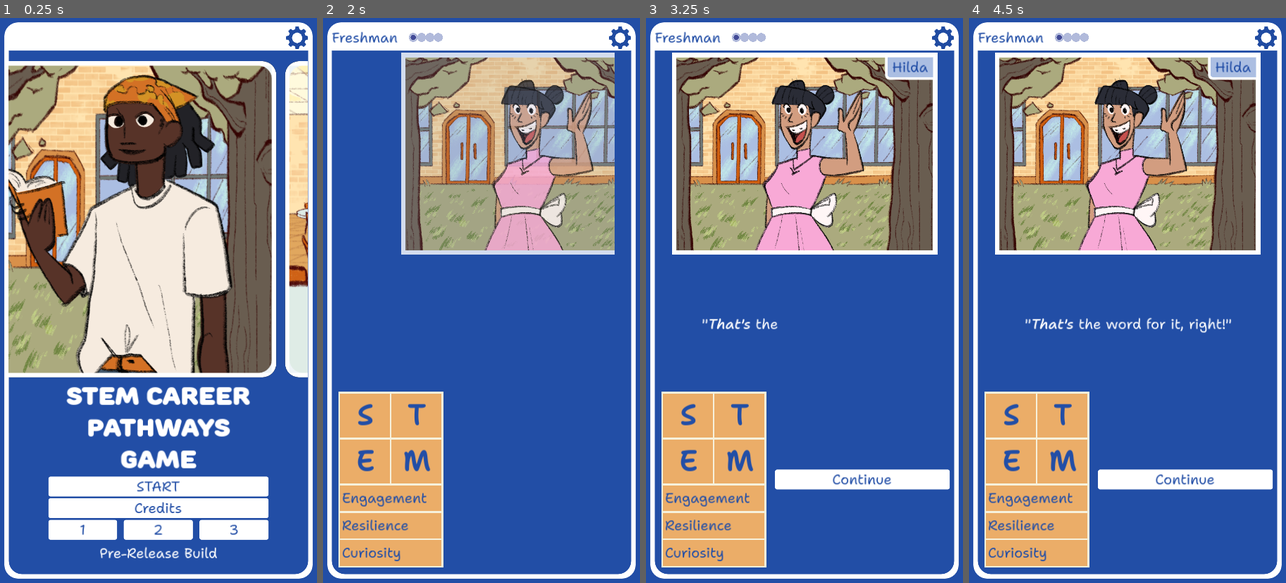
Above: before the commit, frames 1-4 (left to right).
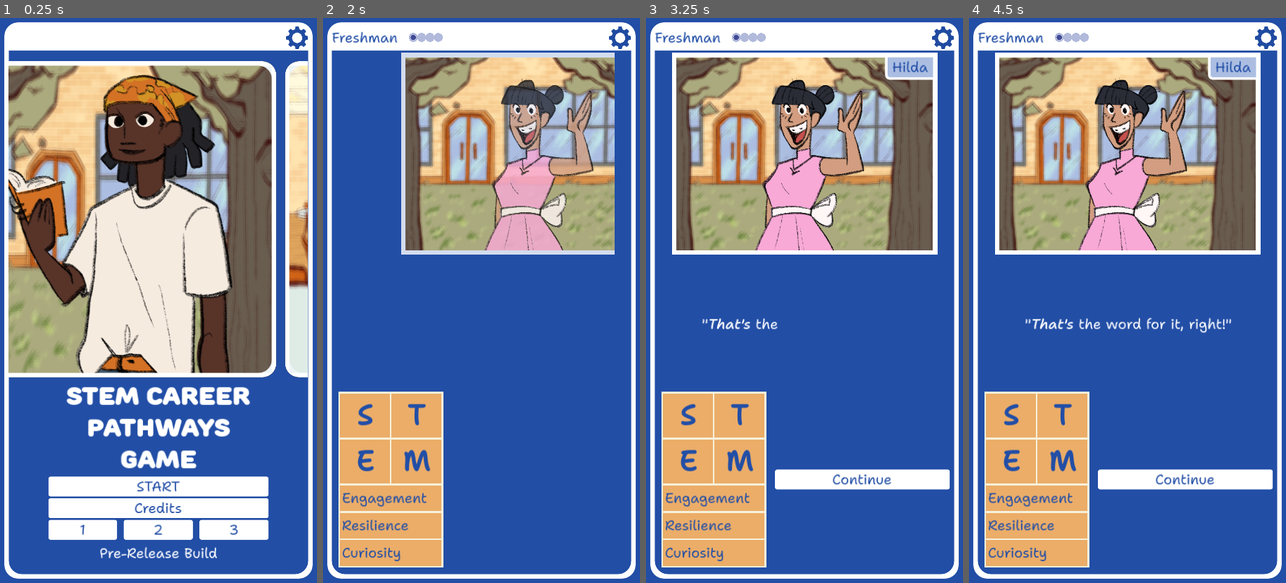
Above: after the commit, the same moments.

Repository: stem-career-paths/game
Game: Godot game, scene res://ui/screen.tscn
The game is run twice, just before and just after one commit, with the same random seed, the same clock (stepped at 60 frames per second) and the same inputs. The engine's default icon, where the game draws it, is replaced by a stand-in: a white triangle on a blue panel in a dark square.
Inputs (mouse positions are in pixels of both pictures, inside the frame that each line leads up to):
- Up to frame 1 (0.25 s): no input
- Up to frame 2 (2 s): click (481, 486) at 0.52 s; click (538, 481) at 1.25 s
- Up to frame 3 (3.25 s): tap Enter at 2 s; drag from (804, 323) to (836, 176) at 2.02 s; click (861, 441) at 2.77 s
- Up to frame 4 (4.5 s): click (1266, 40) at 3.5 s; tap Space at 4.25 s; drag from (1064, 328) to (1111, 413) at 4.27 s

The runs differ from the first frame. In frame 1, 3.1% of the frame differs, in the area x 2-98%, y 8-63%; in frame 2, 3.3%; in frame 3, 3.4%, in the area x 9-91%, y 7-42%; in frame 4, 3.4%.

Commit message:
Blur locations
This includes a refactoring of the cast carousel
in order  to reduce DRY problems.

Diff:
--- /dev/null
+++ b/project/ui/blur.gdshader
@@ -0,0 +1,21 @@
+// From https://github.com/godotengine/godot-demo-projects/blob/3.5-9e68af3/2d/sprite_shaders/shaders/blur.shader
+// by way of https://www.reddit.com/r/godot/comments/12cb1t2/how_to_blur_a_sprite/
+//
+// Godot demo project licensed under MIT license.
+shader_type canvas_item;
+render_mode blend_mix;
+
+uniform float radius = 2.0;
+
+void fragment() {
+	vec4 col = texture(TEXTURE, UV);
+	vec2 ps = TEXTURE_PIXEL_SIZE;
+
+	col += texture(TEXTURE, UV + vec2(0.0, -radius) * ps);
+	col += texture(TEXTURE, UV + vec2(0.0, radius) * ps);
+	col += texture(TEXTURE, UV + vec2(-radius, 0.0) * ps);
+	col += texture(TEXTURE, UV + vec2(radius, 0.0) * ps);
+	col /= 5.0;
+
+	COLOR = col;
+}
--- a/project/ui/cast_carousel.tscn
+++ /dev/null
@@ -1,97 +0,0 @@
-[gd_scene load_steps=11 format=3 uid="uid://dcuhgkvouhkiq"]
-
-[ext_resource type="Script" path="res://ui/cast_carousel.gd" id="1_k5iq2"]
-[ext_resource type="Texture2D" uid="uid://nnsvltgmeigg" path="res://cast/ethan.png" id="2_6q8b8"]
-[ext_resource type="StyleBox" uid="uid://dlbigrenfpyvm" path="res://ui/white_rounded_style_box.tres" id="2_o28lb"]
-[ext_resource type="Texture2D" uid="uid://bfeif5iosw0gv" path="res://cast/hilda.png" id="3_pxqv0"]
-[ext_resource type="Texture2D" uid="uid://8feisb4hegcw" path="res://cast/mary.png" id="4_qwxpl"]
-[ext_resource type="Texture2D" uid="uid://cbcvn5aqnt5ps" path="res://locations/courtyard.png" id="5_gdxba"]
-[ext_resource type="Texture2D" uid="uid://b7srskjmxkvei" path="res://cast/steven.png" id="5_gwtqp"]
-[ext_resource type="PackedScene" uid="uid://bu5esoalimtnl" path="res://ui/rounded_white_frame.tscn" id="5_vkd2o"]
-[ext_resource type="Texture2D" uid="uid://dn3sdi40yoltw" path="res://locations/hallway.png" id="7_7ejyh"]
-[ext_resource type="Texture2D" uid="uid://bmkysfcdftaiw" path="res://locations/lunchroom.png" id="9_q1wsy"]
-
-[node name="ParallaxBackground" type="ParallaxBackground"]
-layer = 0
-script = ExtResource("1_k5iq2")
-
-[node name="ParallaxLayer" type="ParallaxLayer" parent="."]
-
-[node name="HBoxContainer" type="HBoxContainer" parent="ParallaxLayer"]
-unique_name_in_owner = true
-offset_right = 2760.0
-offset_bottom = 716.0
-size_flags_horizontal = 0
-theme_override_constants/separation = 20
-
-[node name="PanelContainer" type="PanelContainer" parent="ParallaxLayer/HBoxContainer"]
-layout_mode = 2
-theme_override_styles/panel = ExtResource("2_o28lb")
-
-[node name="Location" type="TextureRect" parent="ParallaxLayer/HBoxContainer/PanelContainer"]
-clip_children = 2
-layout_mode = 2
-texture = ExtResource("5_gdxba")
-
-[node name="Aubrey" type="TextureRect" parent="ParallaxLayer/HBoxContainer/PanelContainer/Location"]
-layout_mode = 0
-offset_right = 720.0
-offset_bottom = 720.0
-texture = ExtResource("2_6q8b8")
-
-[node name="RoundedWhiteFrame" parent="ParallaxLayer/HBoxContainer/PanelContainer" instance=ExtResource("5_vkd2o")]
-layout_mode = 2
-
-[node name="PanelContainer2" type="PanelContainer" parent="ParallaxLayer/HBoxContainer"]
-layout_mode = 2
-theme_override_styles/panel = ExtResource("2_o28lb")
-
-[node name="Location" type="TextureRect" parent="ParallaxLayer/HBoxContainer/PanelContainer2"]
-clip_children = 2
-layout_mode = 2
-texture = ExtResource("9_q1wsy")
-
-[node name="Hilda" type="TextureRect" parent="ParallaxLayer/HBoxContainer/PanelContainer2/Location"]
-layout_mode = 0
-offset_right = 720.0
-offset_bottom = 720.0
-texture = ExtResource("3_pxqv0")
-
-[node name="RoundedWhiteFrame" parent="ParallaxLayer/HBoxContainer/PanelContainer2" instance=ExtResource("5_vkd2o")]
-layout_mode = 2
-
-[node name="PanelContainer3" type="PanelContainer" parent="ParallaxLayer/HBoxContainer"]
-layout_mode = 2
-theme_override_styles/panel = ExtResource("2_o28lb")
-
-[node name="Location" type="TextureRect" parent="ParallaxLayer/HBoxContainer/PanelContainer3"]
-clip_children = 2
-layout_mode = 2
-texture = ExtResource("7_7ejyh")
-
-[node name="Mary" type="TextureRect" parent="ParallaxLayer/HBoxContainer/PanelContainer3/Location"]
-layout_mode = 0
-offset_right = 720.0
-offset_bottom = 720.0
-texture = ExtResource("4_qwxpl")
-
-[node name="RoundedWhiteFrame" parent="ParallaxLayer/HBoxContainer/PanelContainer3" instance=ExtResource("5_vkd2o")]
-layout_mode = 2
-
-[node name="PanelContainer4" type="PanelContainer" parent="ParallaxLayer/HBoxContainer"]
-layout_mode = 2
-theme_override_styles/panel = ExtResource("2_o28lb")
-
-[node name="Location" type="TextureRect" parent="ParallaxLayer/HBoxContainer/PanelContainer4"]
-clip_children = 2
-layout_mode = 2
-texture = ExtResource("9_q1wsy")
-
-[node name="Steven" type="TextureRect" parent="ParallaxLayer/HBoxContainer/PanelContainer4/Location"]
-layout_mode = 2
-offset_right = 720.0
-offset_bottom = 720.0
-texture = ExtResource("5_gwtqp")
-
-[node name="RoundedWhiteFrame" parent="ParallaxLayer/HBoxContainer/PanelContainer4" instance=ExtResource("5_vkd2o")]
-layout_mode = 2
--- a/project/ui/credits/credits_panel.tscn
+++ b/project/ui/credits/credits_panel.tscn
@@ -89,6 +89,11 @@
 Godot Engine
 [url]https://godotengine.org/license/[/url]
 
+Sprite Shaders
+Copyright 2007-2022 Juan Linietsky, Ariel Manzur
+Copyright 2014-2022 Godot Engine contributors
+[url]https://github.com/godotengine/godot-demo-projects/tree/3.5-9e68af3/2d/sprite_shaders[/url]
+
 Shantell Sans Font
 Copyright 2022 The Shantell Sans Project Authors
 [url]https://github.com/arrowtype/shantell-sans[/url]
--- /dev/null
+++ b/project/ui/location_view.tscn
@@ -0,0 +1,14 @@
+[gd_scene load_steps=4 format=3 uid="uid://ctpger8oqxh5u"]
+
+[ext_resource type="Shader" path="res://ui/blur.gdshader" id="1_d65tr"]
+[ext_resource type="Texture2D" uid="uid://dn3sdi40yoltw" path="res://locations/hallway.png" id="2_6s82d"]
+
+[sub_resource type="ShaderMaterial" id="ShaderMaterial_o5qot"]
+shader = ExtResource("1_d65tr")
+shader_parameter/radius = 4.0
+
+[node name="Location" type="TextureRect"]
+material = SubResource("ShaderMaterial_o5qot")
+texture = ExtResource("2_6s82d")
+expand_mode = 1
+stretch_mode = 6
--- a/project/ui/scenario_view.tscn
+++ b/project/ui/scenario_view.tscn
@@ -1,7 +1,7 @@
 [gd_scene load_steps=6 format=3 uid="uid://bcnb6hvc84ucm"]
 
 [ext_resource type="Script" path="res://ui/scenario_view.gd" id="1_c4g8r"]
-[ext_resource type="Texture2D" uid="uid://dn3sdi40yoltw" path="res://locations/hallway.png" id="2_a10rs"]
+[ext_resource type="PackedScene" uid="uid://ctpger8oqxh5u" path="res://ui/location_view.tscn" id="2_3gcur"]
 [ext_resource type="Theme" uid="uid://bqnq26iud8rn3" path="res://common/theme.tres" id="3_wwt1m"]
 
 [sub_resource type="StyleBoxFlat" id="StyleBoxFlat_flln6"]
@@ -27,12 +27,9 @@
 theme_override_styles/panel = SubResource("StyleBoxFlat_flln6")
 script = ExtResource("1_c4g8r")
 
-[node name="Location" type="TextureRect" parent="."]
+[node name="Location" parent="." instance=ExtResource("2_3gcur")]
 unique_name_in_owner = true
 layout_mode = 2
-texture = ExtResource("2_a10rs")
-expand_mode = 1
-stretch_mode = 6
 
 [node name="Npc" type="TextureRect" parent="."]
 unique_name_in_owner = true
--- a/project/ui/start_scene.tscn
+++ b/project/ui/start_scene.tscn
@@ -5,7 +5,7 @@
 [ext_resource type="StyleBox" uid="uid://0lv825v0nskc" path="res://ui/blue_style_box.tres" id="3_yrlow"]
 [ext_resource type="StyleBox" uid="uid://dlbigrenfpyvm" path="res://ui/white_rounded_style_box.tres" id="4_esrti"]
 [ext_resource type="PackedScene" uid="uid://dkyrbpxgqqngv" path="res://ui/settings_button.tscn" id="5_2onti"]
-[ext_resource type="PackedScene" uid="uid://dcuhgkvouhkiq" path="res://ui/cast_carousel.tscn" id="5_rvet4"]
+[ext_resource type="PackedScene" uid="uid://dcuhgkvouhkiq" path="res://ui/start_scene/cast_carousel.tscn" id="5_rvet4"]
 [ext_resource type="PackedScene" uid="uid://b8q1tdpaxtldy" path="res://ui/audible_button.tscn" id="5_sj70n"]
 [ext_resource type="FontFile" uid="uid://c57ulb1d8v5ug" path="res://common/Rounds Black.otf" id="7_v2dbv"]
 [ext_resource type="PackedScene" uid="uid://ebrhp55oc1to" path="res://ui/credits/credits_panel.tscn" id="9_7hjmj"]
@@ -79,7 +79,7 @@
 [node name="SubViewport" type="SubViewport" parent="BlueBackground/MarginContainer/WhiteBackground/VBoxContainer/MarginContainer/MainPanel/VBoxContainer/SubViewportContainer"]
 transparent_bg = true
 handle_input_locally = false
-size = Vector2i(680, 720)
+size = Vector2i(640, 720)
 render_target_update_mode = 4
 
 [node name="ParallaxBackground" parent="BlueBackground/MarginContainer/WhiteBackground/VBoxContainer/MarginContainer/MainPanel/VBoxContainer/SubViewportContainer/SubViewport" instance=ExtResource("5_rvet4")]
--- /dev/null
+++ b/project/ui/start_scene/cast_carousel.tscn
@@ -0,0 +1,45 @@
+[gd_scene load_steps=11 format=3 uid="uid://dcuhgkvouhkiq"]
+
+[ext_resource type="Script" path="res://ui/start_scene/cast_carousel.gd" id="1_k5iq2"]
+[ext_resource type="PackedScene" uid="uid://dmbe6mlt6wbgr" path="res://ui/start_scene/character_preview.tscn" id="2_efetd"]
+[ext_resource type="Texture2D" uid="uid://nnsvltgmeigg" path="res://cast/ethan.png" id="3_26k61"]
+[ext_resource type="Texture2D" uid="uid://bfeif5iosw0gv" path="res://cast/hilda.png" id="3_pxqv0"]
+[ext_resource type="Texture2D" uid="uid://cbcvn5aqnt5ps" path="res://locations/courtyard.png" id="3_sdk07"]
+[ext_resource type="Texture2D" uid="uid://8feisb4hegcw" path="res://cast/mary.png" id="4_qwxpl"]
+[ext_resource type="Texture2D" uid="uid://b7srskjmxkvei" path="res://cast/steven.png" id="5_gwtqp"]
+[ext_resource type="Texture2D" uid="uid://dn3sdi40yoltw" path="res://locations/hallway.png" id="7_7ejyh"]
+[ext_resource type="Texture2D" uid="uid://c860cnqmcornx" path="res://locations/classroom.png" id="8_cbre5"]
+[ext_resource type="Texture2D" uid="uid://bmkysfcdftaiw" path="res://locations/lunchroom.png" id="9_q1wsy"]
+
+[node name="ParallaxBackground" type="ParallaxBackground"]
+layer = 0
+script = ExtResource("1_k5iq2")
+
+[node name="ParallaxLayer" type="ParallaxLayer" parent="."]
+
+[node name="HBoxContainer" type="HBoxContainer" parent="ParallaxLayer"]
+unique_name_in_owner = true
+offset_right = 2760.0
+offset_bottom = 716.0
+size_flags_horizontal = 0
+theme_override_constants/separation = 20
+
+[node name="CharacterPreview" parent="ParallaxLayer/HBoxContainer" instance=ExtResource("2_efetd")]
+layout_mode = 2
+npc_image = ExtResource("3_26k61")
+location_image = ExtResource("3_sdk07")
+
+[node name="CharacterPreview2" parent="ParallaxLayer/HBoxContainer" instance=ExtResource("2_efetd")]
+layout_mode = 2
+npc_image = ExtResource("3_pxqv0")
+location_image = ExtResource("9_q1wsy")
+
+[node name="CharacterPreview3" parent="ParallaxLayer/HBoxContainer" instance=ExtResource("2_efetd")]
+layout_mode = 2
+npc_image = ExtResource("4_qwxpl")
+location_image = ExtResource("7_7ejyh")
+
+[node name="CharacterPreview4" parent="ParallaxLayer/HBoxContainer" instance=ExtResource("2_efetd")]
+layout_mode = 2
+npc_image = ExtResource("5_gwtqp")
+location_image = ExtResource("8_cbre5")
--- /dev/null
+++ b/project/ui/start_scene/character_preview.gd
@@ -0,0 +1,21 @@
+@tool
+extends PanelContainer
+
+
+@export var npc_image : Texture:
+	set(value):
+		npc_image = value
+		if %Npc != null:
+			%Npc.texture = npc_image
+
+
+@export var location_image : Texture:
+	set(value):
+		location_image = value
+		if %Location != null:
+			%Location.texture = location_image
+
+
+func _ready() -> void:
+	%Npc.texture = npc_image
+	%Location.texture = location_image
--- /dev/null
+++ b/project/ui/start_scene/character_preview.tscn
@@ -0,0 +1,29 @@
+[gd_scene load_steps=5 format=3 uid="uid://dmbe6mlt6wbgr"]
+
+[ext_resource type="StyleBox" uid="uid://dlbigrenfpyvm" path="res://ui/white_rounded_style_box.tres" id="1_dooqg"]
+[ext_resource type="Script" path="res://ui/start_scene/character_preview.gd" id="2_dexm5"]
+[ext_resource type="PackedScene" uid="uid://ctpger8oqxh5u" path="res://ui/location_view.tscn" id="2_gdob0"]
+[ext_resource type="PackedScene" uid="uid://bu5esoalimtnl" path="res://ui/rounded_white_frame.tscn" id="5_bl4kh"]
+
+[node name="CharacterPreview" type="PanelContainer"]
+offset_right = 670.0
+offset_bottom = 716.0
+theme_override_styles/panel = ExtResource("1_dooqg")
+script = ExtResource("2_dexm5")
+
+[node name="Location" parent="." instance=ExtResource("2_gdob0")]
+unique_name_in_owner = true
+clip_children = 2
+layout_mode = 2
+texture = null
+expand_mode = 0
+stretch_mode = 0
+
+[node name="Npc" type="TextureRect" parent="Location"]
+unique_name_in_owner = true
+layout_mode = 0
+offset_right = 720.0
+offset_bottom = 720.0
+
+[node name="RoundedWhiteFrame" parent="." instance=ExtResource("5_bl4kh")]
+layout_mode = 2
Renamed: project/ui/cast_carousel.gd -> project/ui/start_scene/cast_carousel.gd
